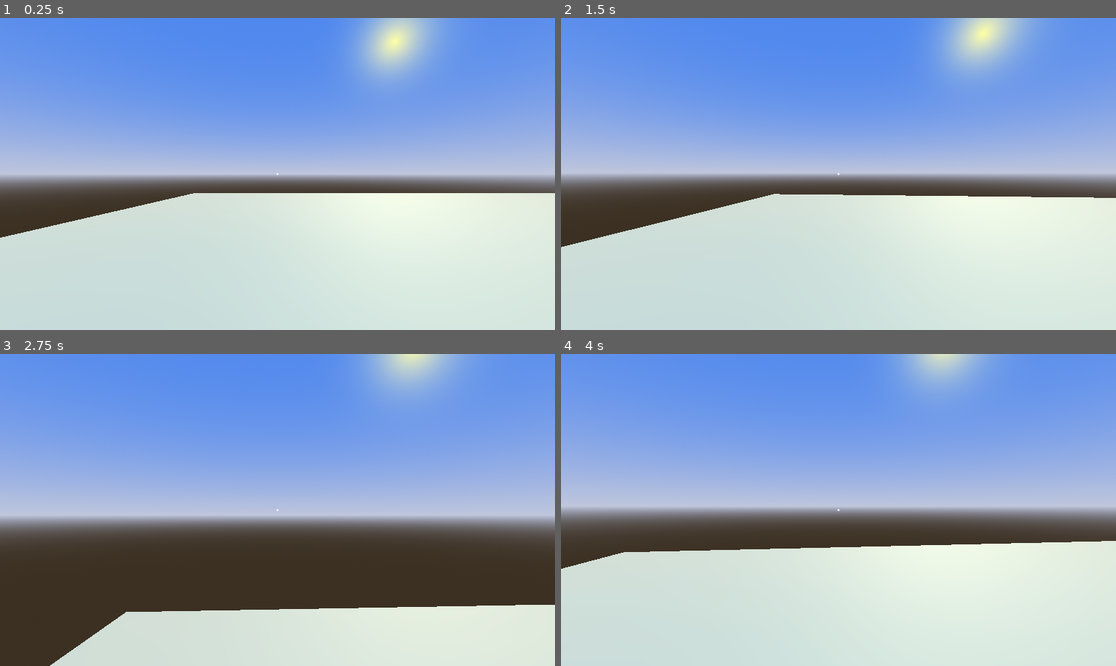
Above: before the commit, frames 1-4 (two rows, left to right).
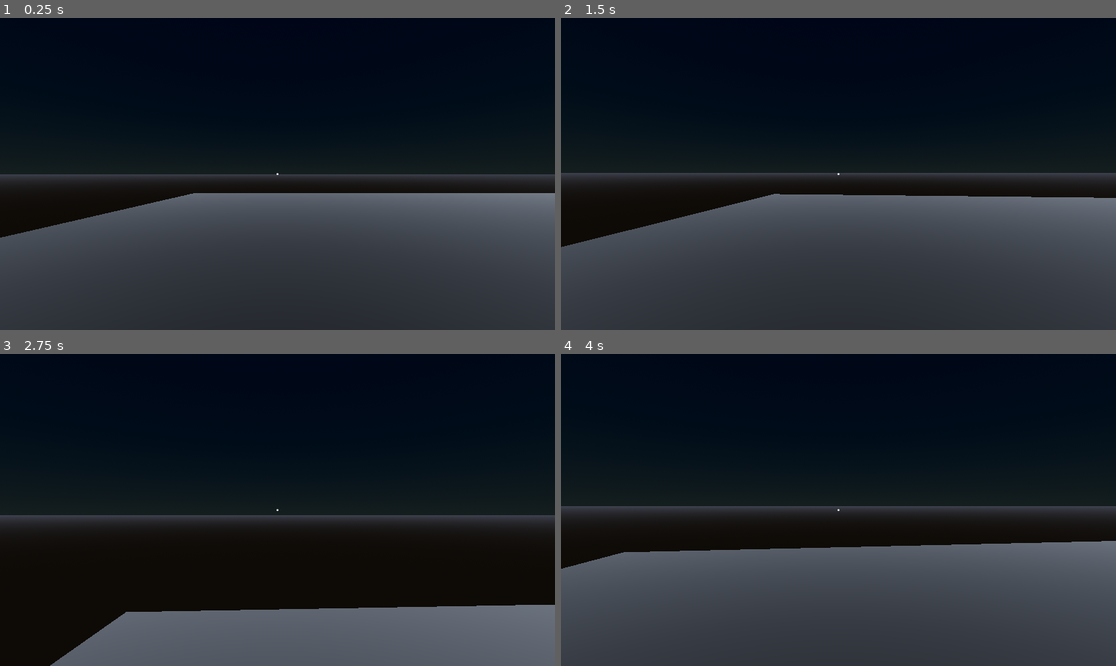
Above: after the commit, the same moments.

Repository: GabeeTheFinch/The-Airport
Game: Godot game, scene res://Maps/map_player_testing.tscn
Two runs of this game, one before a commit and one after it. Both use one fixed random seed, a clock stepped at 60 frames per second and the inputs below.
Inputs (mouse positions are in pixels of both pictures, inside the frame that each line leads up to):
- Up to frame 1 (0.25 s): no input
- Up to frame 2 (1.5 s): tap Enter at 0.5 s; move the mouse to (866, 174) at 0.52 s; hold Ctrl (Action_Crouch) 0.53-1.28 s; hold W (Move_Forward) from 0.53 s (still down); tap Space (Move_Jump) at 0.77 s; move the mouse to (810, 174) at 1.27 s; tap Shift (Action_Sprint) at 1.35 s
- Up to frame 3 (2.75 s): keep holding W (Move_Forward); tap Space (Move_Jump) at 1.52 s; move the mouse to (288, 503) at 2.02 s; hold Ctrl (Action_Crouch) from 2.03 s (still down)
- Up to frame 4 (4 s): keep holding W (Move_Forward); move the mouse to (832, 516) at 2.77 s; release Ctrl (Action_Crouch) at 2.78 s; tap Shift (Action_Sprint) at 2.85 s; tap Space (Move_Jump) at 3.02, 3.77 s; move the mouse to (877, 513) at 3.52 s; hold Ctrl (Action_Crouch) from 3.53 s (still down)

The runs differ from the first frame. In frame 1, 100% of the frame differs, in the area x 0-100%, y 0-100%; in frame 2, 100%; in frame 3, 100%; in frame 4, 100%.

Commit message:
Added a basic and modifiable blinking light

Diff:
--- /dev/null
+++ b/Lights/spotlight_broken.gd
@@ -0,0 +1,25 @@
+extends SpotLight3D
+
+@export_category("SETTINGS")
+@export var LightIntensity:float = 7
+@export var MAX_OFF_TIME: float = 4
+@export var MIN_OFF_TIME: float = 0
+@export var MAX_ON_TIME: float = 5
+@export var MIN_ON_TIME: float = 0
+var LIGHT_STATE: float = 1
+var T: float = 0.0
+
+
+func _process(delta):
+	T += delta
+	var RandomOFFtime := randf_range(MIN_OFF_TIME, MAX_OFF_TIME)
+	var RandomONtime := randf_range(MIN_ON_TIME, MAX_ON_TIME)
+
+	if LIGHT_STATE == 1 and T >= RandomONtime:
+		LIGHT_STATE = 0
+		T = 0.0
+		light_energy = 0
+	elif LIGHT_STATE == 0 and T >= RandomOFFtime:
+		LIGHT_STATE = 1
+		T = 0.0
+		light_energy = LightIntensity
--- /dev/null
+++ b/Lights/spotlight_broken.tscn
@@ -0,0 +1,8 @@
+[gd_scene load_steps=2 format=3 uid="uid://dbuulp5flt325"]
+
+[ext_resource type="Script" path="res://Lights/spotlight_broken.gd" id="1_fjgt4"]
+
+[node name="Spotlight_Broken" type="SpotLight3D"]
+transform = Transform3D(1, 0, 0, 0, -4.37114e-08, 1, 0, -1, -4.37114e-08, 0, 3.5, 0)
+light_energy = 7.0
+script = ExtResource("1_fjgt4")
--- a/Maps/map_player_testing.gd
+++ b/Maps/map_player_testing.gd
@@ -6,8 +6,8 @@
 signal unpause
 
 
-#func _ready():
-	#Input.set_mouse_mode(Input.MOUSE_MODE_CAPTURED)
+func _ready():
+	Input.set_mouse_mode(Input.MOUSE_MODE_CAPTURED)
 
 
 func pause_game():
--- a/Maps/map_player_testing.tscn
+++ b/Maps/map_player_testing.tscn
@@ -1,27 +1,29 @@
-[gd_scene load_steps=11 format=3 uid="uid://cew42ue1r4fb2"]
+[gd_scene load_steps=12 format=3 uid="uid://cew42ue1r4fb2"]
 
 [ext_resource type="Script" path="res://Maps/map_player_testing.gd" id="1_2w811"]
 [ext_resource type="PackedScene" uid="uid://h7c2nipeg7wv" path="res://Player/player.tscn" id="1_fb1a0"]
 [ext_resource type="Material" uid="uid://dd4xwrwmwhmmj" path="res://Materials/PlaceHolder_material_3d.tres" id="2_e2wn6"]
+[ext_resource type="PackedScene" uid="uid://dbuulp5flt325" path="res://Lights/spotlight_broken.tscn" id="4_7qvw8"]
 
 [sub_resource type="ProceduralSkyMaterial" id="ProceduralSkyMaterial_gbb74"]
-sky_top_color = Color(0.243137, 0.407843, 0.866667, 1)
-sky_horizon_color = Color(0.610784, 0.644211, 0.749917, 1)
-ground_horizon_color = Color(0.610784, 0.644211, 0.749917, 1)
+sky_top_color = Color(0, 0.12549, 0.278431, 1)
+sky_horizon_color = Color(0.258824, 0.341176, 0.341176, 1)
+ground_bottom_color = Color(0.2, 0.168627, 0.133333, 1)
+ground_horizon_color = Color(0.611765, 0.643137, 0.74902, 1)
 
 [sub_resource type="Sky" id="Sky_jjufu"]
 sky_material = SubResource("ProceduralSkyMaterial_gbb74")
 
 [sub_resource type="Environment" id="Environment_w0it4"]
 background_mode = 2
+background_energy_multiplier = 0.4
 sky = SubResource("Sky_jjufu")
+reflected_light_source = 1
 tonemap_mode = 2
-ssao_enabled = true
-glow_enabled = true
+tonemap_white = 6.0
 fog_enabled = true
 fog_sun_scatter = 0.3
 fog_density = 0.04
-fog_aerial_perspective = 0.4
 fog_sky_affect = 0.5
 
 [sub_resource type="BoxMesh" id="BoxMesh_yupqm"]
@@ -47,8 +49,9 @@
 environment = SubResource("Environment_w0it4")
 
 [node name="DirectionalLight3D" type="DirectionalLight3D" parent="Node"]
-transform = Transform3D(-0.866025, -0.245452, 0.435607, 0, 0.871214, 0.490904, -0.5, 0.425135, -0.754493, 0, 0, 0)
-light_color = Color(0.992157, 1, 0.498039, 1)
+transform = Transform3D(-0.866025, -0.245452, 0.435607, -0.353554, -0.315425, -0.880629, 0.353553, -0.916657, 0.186386, 0, 0, 0)
+light_color = Color(0.654902, 0.803922, 1, 1)
+light_energy = 0.2
 shadow_enabled = true
 
 [node name="Ground" type="StaticBody3D" parent="Node"]
@@ -111,3 +114,13 @@
 
 [node name="Player" parent="Node" instance=ExtResource("1_fb1a0")]
 transform = Transform3D(1, 0, 0, 0, 1, 0, 0, 0, 1, -9.5, 1, 0)
+
+[node name="Spotlight_Broken" parent="." instance=ExtResource("4_7qvw8")]
+light_color = Color(1, 1, 0.737255, 1)
+light_indirect_energy = 0.0
+light_volumetric_fog_energy = 0.0
+shadow_enabled = true
+spot_range = 8.2
+spot_angle = 64.5797
+MAX_OFF_TIME = 0.5
+MAX_ON_TIME = 2.0
